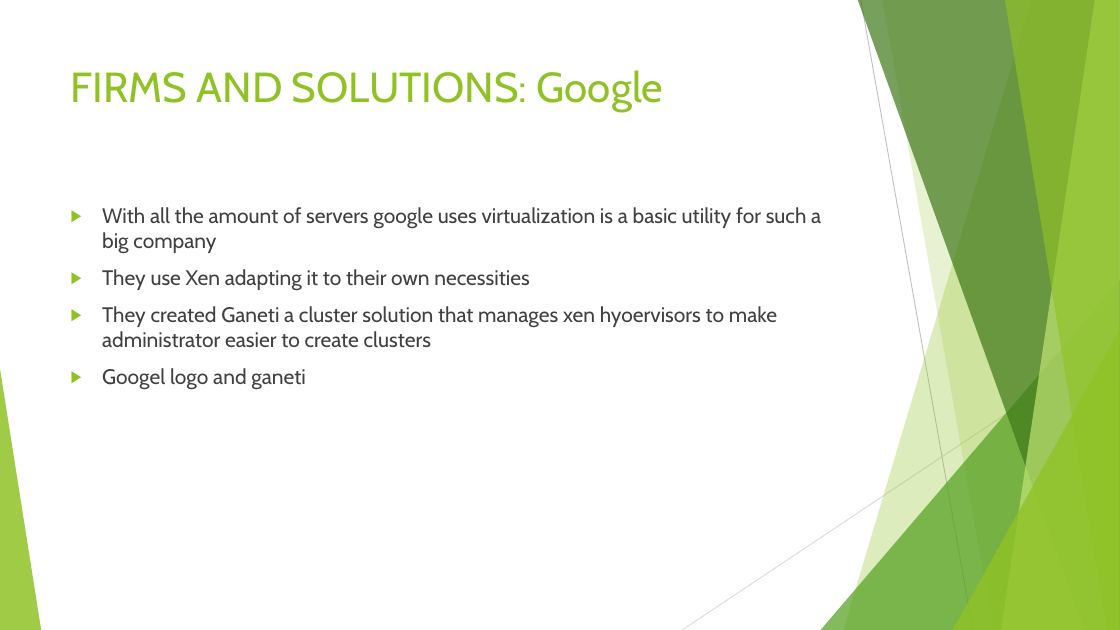
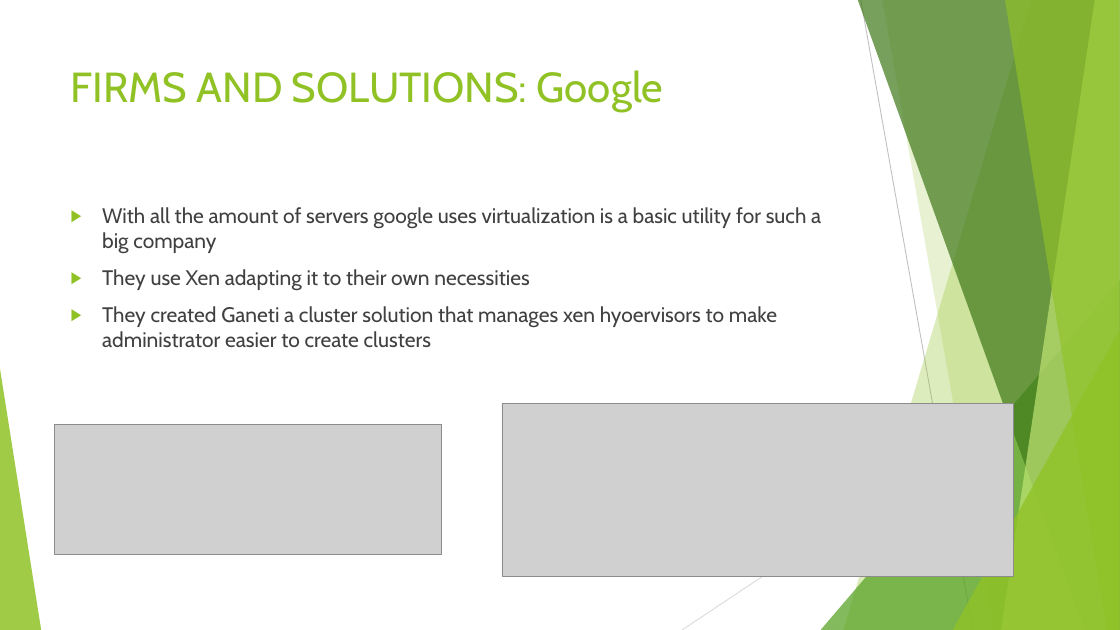
Before and after one commit to SergioFaya/OS, a slide deck: slide 5 of Teamwork OS/MySlides.pptx (slide 6 before the commit). Drawn at 1120x630 pixels with LibreOffice and Linux fonts; fonts in the diff are those of the drawing; grey boxes stand for pictures. Boxes give left, top, right and bottom in pixels: in the first picture for what was removed or moved away, otherwise in the second. Text is boxed around its words. In the diff, an @@ line names an element or a change of style, - is before the commit and + after.

```diff
--- a/Teamwork OS/MySlides.pptx
+++ b/Teamwork OS/MySlides.pptx
@@ text at [102,368,306,390]: paragraph removed @@
-▶ Googel logo and ganeti
@@ picture added at [502,403,1013,576] @@
@@ picture added at [55,425,441,555] @@
```
Also in this commit, not shown: 4 other slides changed, 1 slide added, 1 slide removed, 1 other file.
